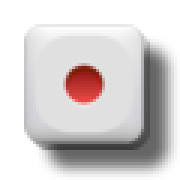
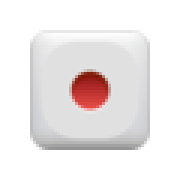
Layers edited between the first and the second (180, 180) image:
hid "Capa 0 Levantada" over [24, 24, 144, 144]
